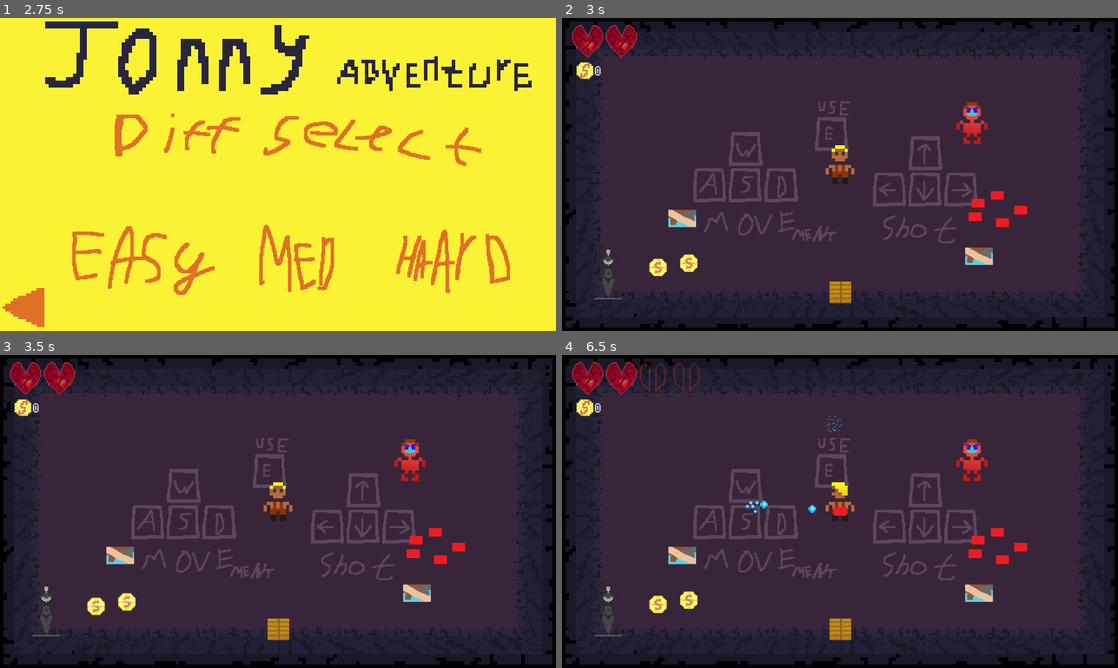
Above: before the commit, frames 1-4 (two rows, left to right).
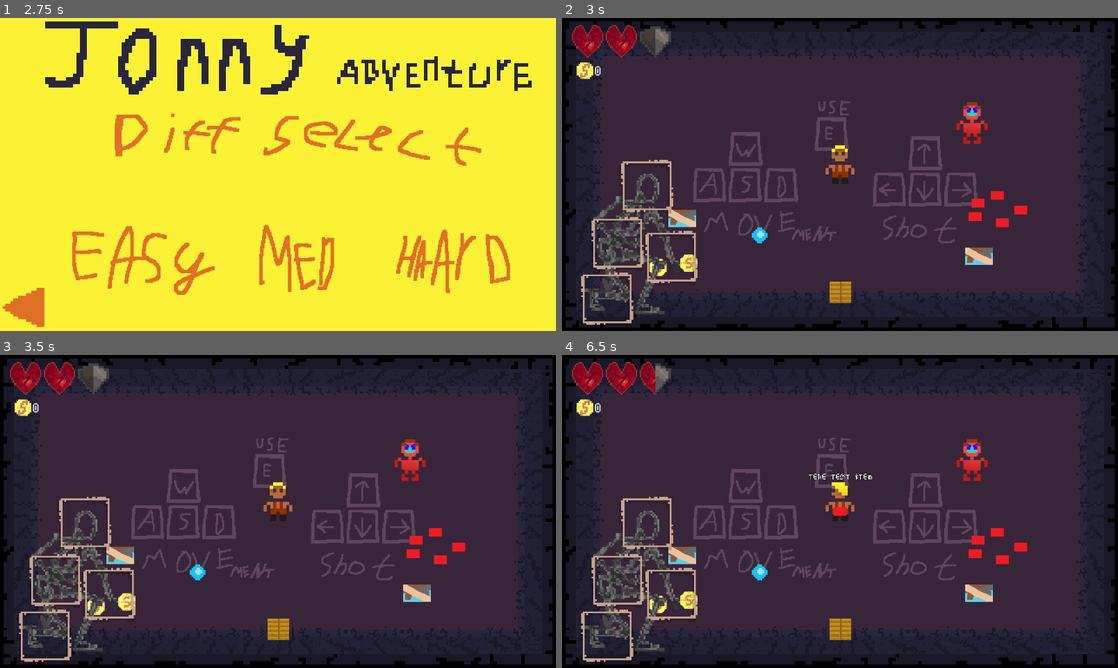
Above: after the commit, the same moments.

Repository: Korneplod1337/Jonny-Adventure
Game: Godot game, scene res://start.tscn
Two runs of this game, one before a commit and one after it. Both use one fixed random seed, a clock stepped at 60 frames per second and the inputs below.
Inputs (mouse positions are in pixels of both pictures, inside the frame that each line leads up to):
- Up to frame 1 (2.75 s): tap Enter at 0.5 s; move the mouse to (400, 158) at 0.52 s; hold Right (fire_right) 0.53-1.25 s; tap I (i) at 0.6 s; tap O (o) at 0.8 s; click (127, 274) at 1.25 s; click "Jonny" at 2 s
- Up to frame 2 (3 s): click (856, 255) at 2.75 s
- Up to frame 3 (3.5 s): no input
- Up to frame 4 (6.5 s): move the mouse to (728, 527) at 3.52 s; hold Down (fire_down) 3.53-4.28 s; tap O (o) at 3.6, 4.55, 6.05 s; tap I (i) at 3.8, 5.3 s; tap Space (space) at 4.25 s; move the mouse to (895, 442) at 4.27 s; hold Right (fire_right) 4.28-5.03 s; hold E (button_E) 4.28-5.03 s; move the mouse to (812, 574) at 5.02 s; hold Up (fire_up) 5.03-5.78 s; tap K (button_K) at 5.1 s; move the mouse to (1006, 558) at 5.77 s; hold Left (fire_left) from 5.78 s (still down); tap L (button_L) at 5.85 s

Frame 1 is identical in both runs. In frame 2, 3.2% of the frame differs, in the area x 3-37%, y 2-98%; in frame 3, 3.2%; in frame 4, 3.6%, in the area x 3-56%, y 2-98%.

Commit message:
shot Equip

Diff:
--- a/game/HUD/HUD.tscn
+++ b/game/HUD/HUD.tscn
@@ -87,6 +87,7 @@
 [ext_resource type="Texture2D" uid="uid://b3qu7lc4kuq3n" path="res://image/interface/stats/sky_gem10.png" id="75_dxf50"]
 [ext_resource type="Texture2D" uid="uid://dpqppxbtdi3ol" path="res://image/main_menu/stop_menu.png" id="86_ff4nn"]
 [ext_resource type="Theme" uid="uid://c626wtnojhto8" path="res://image/interface/new_theme.tres" id="86_p0ac8"]
+[ext_resource type="Texture2D" uid="uid://d0yvy0t0gpvn3" path="res://image/interface/equip/equip_slots.png" id="87_1wbpx"]
 [ext_resource type="Texture2D" uid="uid://ww3vynkop1x4" path="res://image/interface/HUD/death_menu.png" id="87_ekhi8"]
 
 [sub_resource type="LabelSettings" id="LabelSettings_ht4al"]
@@ -417,6 +418,8 @@
 }]
 
 [sub_resource type="StyleBoxEmpty" id="StyleBoxEmpty_ekhi8"]
+
+[sub_resource type="StyleBoxEmpty" id="StyleBoxEmpty_1wbpx"]
 
 [sub_resource type="LabelSettings" id="LabelSettings_ekhi8"]
 font = ExtResource("4_heuq7")
@@ -567,9 +570,8 @@
 anchors_preset = 1
 anchor_left = 1.0
 anchor_right = 1.0
-offset_left = -633.0
-offset_right = -3.0
-offset_bottom = 680.0
+offset_left = -629.0
+offset_bottom = 684.0
 grow_horizontal = 0
 theme = ExtResource("86_p0ac8")
 follow_focus = true
@@ -580,6 +582,51 @@
 size_flags_horizontal = 10
 size_flags_vertical = 2
 columns = 4
+
+[node name="EquipPanel" type="Panel" parent="HUD" unique_id=1981852454]
+layout_mode = 1
+anchors_preset = 2
+anchor_top = 1.0
+anchor_bottom = 1.0
+offset_left = 30.0
+offset_top = -400.0
+offset_right = 329.0
+offset_bottom = -2.0
+grow_vertical = 0
+theme_override_styles/panel = SubResource("StyleBoxEmpty_1wbpx")
+
+[node name="Sprite2D" type="Sprite2D" parent="HUD/EquipPanel" unique_id=166765865]
+position = Vector2(150, 198)
+scale = Vector2(4, 4)
+texture = ExtResource("87_1wbpx")
+
+[node name="HeadSlot" type="Control" parent="HUD/EquipPanel" unique_id=1734731976]
+anchors_preset = 0
+offset_left = 114.0
+offset_top = 14.0
+offset_right = 218.0
+offset_bottom = 118.0
+
+[node name="ChestSlot" type="Control" parent="HUD/EquipPanel" unique_id=1295850683]
+anchors_preset = 0
+offset_left = 46.0
+offset_top = 145.0
+offset_right = 150.0
+offset_bottom = 249.0
+
+[node name="WeaponSlot" type="Control" parent="HUD/EquipPanel" unique_id=2035859051]
+anchors_preset = 0
+offset_left = 170.0
+offset_top = 178.0
+offset_right = 274.0
+offset_bottom = 282.0
+
+[node name="BootsSlot" type="Control" parent="HUD/EquipPanel" unique_id=1045121802]
+anchors_preset = 0
+offset_left = 22.0
+offset_top = 273.0
+offset_right = 126.0
+offset_bottom = 377.0
 
 [node name="PauseMenu" type="Panel" parent="HUD" unique_id=1100991669]
 visible = false
--- a/game/HUD/hud.gd
+++ b/game/HUD/hud.gd
@@ -28,7 +28,6 @@
 
 	else: print('Худ не нашёл Игрока')
 	AchievementManager.achievement_unlocked.connect(_show_new_achievement)
-
 
 
 func _process(_delta) -> void:
@@ -106,8 +105,6 @@
 
 # Предметы инвентарь
 const SlotScene: PackedScene = preload("uid://bmr2p245fgr3l")
-
-
 @onready var items: Array[Dictionary] = []
 
 func add_item(icon: Texture2D, tooltip: String):
@@ -141,6 +138,7 @@
 	ui_open = not ui_open
 	stats_panel.visible = ui_open
 	inventory_panel.visible = ui_open
+	equip_panel.visible = ui_open
 	_on_coins_changed(GameState.coins)
 	if ui_open:
 		_render_inventory()
@@ -161,6 +159,9 @@
 @onready var inventory_panel: Control = $HUD/InventoryList
 @onready var items_container: GridContainer = $HUD/InventoryList/ItemsScroll/ItemsGridContainer
 @onready var items_scroll: ScrollContainer = $HUD/InventoryList/ItemsScroll
+
+@onready var equip_panel: Panel = $HUD/EquipPanel
+
 
 @onready var death_menu: Control = $HUD/DeathMenu
 @onready var distance_label: Label = $HUD/DeathMenu/VBoxContainer/DistanceLabel
--- a/game/dungeon.gd
+++ b/game/dungeon.gd
@@ -175,7 +175,6 @@
 	spawn_door.call_deferred("set_temporarily_inactive")
 
 	body.global_position = spawn_pos
-	print(body.global_position, ' ', spawn_pos)
 
 	if body.has_method("set_room"): #камера тп
 		body.set_room(target_scene)
--- a/game/enemy/EmenyWorm.tscn
+++ b/game/enemy/EmenyWorm.tscn
@@ -1,10 +1,11 @@
 [gd_scene format=3 uid="uid://bevlvruxr34ip"]
 
 [ext_resource type="Script" uid="uid://dw23pof411khw" path="res://game/enemy/emeny_worm.gd" id="1_swa76"]
-[ext_resource type="PackedScene" uid="uid://ci05xlan24oqs" path="res://game/objects/Coin.tscn" id="2_kjktk"]
+[ext_resource type="PackedScene" uid="uid://ci05xlan24oqs" path="res://game/objects/pickUps/Coin.tscn" id="2_kjktk"]
 [ext_resource type="Texture2D" uid="uid://ui6t1g66fml7" path="res://image/enemy/test _enemy2.png" id="3_ahxes"]
 [ext_resource type="Texture2D" uid="uid://bdtj13hn54rfh" path="res://image/enemy/test _enemy3.png" id="4_s5mru"]
 [ext_resource type="Texture2D" uid="uid://c812uj2ae1ykd" path="res://image/enemy/test _enemy4.png" id="5_427lg"]
+
 
 [sub_resource type="Curve" id="Curve_kjktk"]
 _limits = [0.5, 1.5, 0.0, 1.0]
--- /dev/null
+++ b/game/objects/Equipment/EquipManager.gd
@@ -0,0 +1,77 @@
+extends Node
+
+# Пулы эквипмента
+const POOLS := {
+	"treasure": [
+		{"id": "Jonny_shot",   "scene": preload("res://game/objects/Items/test_item.tscn"),
+		 "tier": 1, "weight": 10.0},
+		{"id": "test_shot", "scene": preload("res://game/objects/Items/test_item.tscn"),
+		 "tier": 2, "weight": 10.0},
+		{"id": "test_shot2", "scene": preload("res://game/objects/Items/test_item.tscn"),
+		 "tier": 1, "weight": 10.0},
+	],
+	"shop": [
+		{"id": "test_shot3", "scene": preload("res://game/objects/Items/test_item.tscn"),
+		 "tier": 1, "weight": 10.0},
+	],
+}
+
+var rng := RandomNumberGenerator.new()
+
+func _ready() -> void:
+	rng.randomize()
+
+func random_pick(pool_type: String, tiers: Array[int]) -> Dictionary:
+	# Фильтруем по типу пула и тиру
+	var pool: Array = POOLS.get(pool_type, []).filter(
+		func(e): return e.tier in tiers
+	)
+	if pool.is_empty():
+		return {}
+
+	# Собираем кандидатов с весами из данных
+	var candidates: Array = []
+	for equipment in pool:
+		var w := float(equipment.get("weight", 1.0))
+		if w <= 0.0:
+			continue
+		candidates.append({"equipment": equipment, "weight": w})
+
+	if candidates.is_empty():
+		return {}
+
+	# Взвешенный рандом
+	var total := 0.0
+	for c in candidates:
+		total += c.weight
+
+	var r := rng.randf() * total
+	var acc := 0.0
+	for c in candidates:
+		acc += c.weight
+		if r <= acc:
+			return c.equipment
+
+	return candidates[0].equipment
+
+func spawn(pool_type: String, tiers: Array[int], pos: Vector2) -> void:
+	var equipment := random_pick(pool_type, tiers)
+	if equipment.is_empty():
+		print("No equipment for pool:", pool_type, "tiers:", tiers)
+		return
+	var inst = equipment.scene.instantiate()
+	inst.position = pos
+	get_tree().current_scene.add_child(inst)
+
+func debug_spawn(id: String, pos: Vector2) -> void:
+	for pool in POOLS.values():
+		for equipment in pool:
+			if equipment.id == id:
+				var inst = equipment.scene.instantiate()
+				inst.position = pos
+				get_tree().current_scene.add_child(inst)
+				return
+
+
+func weapon(player) :#  -> PackedScene:
+	pass
--- a/game/objects/Items/ItemManager.gd
+++ b/game/objects/Items/ItemManager.gd
@@ -1,58 +1,12 @@
 extends Node
 
-class ItemData:
-	static var unlocked_items: Dictionary = {}
-	static var picked_items: Dictionary = {}
-	static var SAVE_PATH := "user://items.cfg"
-	static var DEFAULT_UNLOCKED := ["hpup", "shield"]
+# Статические данные (замена класса ItemData)
+var unlocked_items: Dictionary = {}
+var picked_items: Dictionary = {}
+var SAVE_PATH := "user://items.cfg"
+var DEFAULT_UNLOCKED := ["hpup", "shield"]
 
-	static func _init() -> void:
-		load_config()
-
-	static func unlock_item(id: String) -> void:
-		unlocked_items[id] = true
-		save_config()
-
-	static func mark_picked(id: String) -> void:
-		if unlocked_items.get(id):
-			picked_items[id] = true
-			save_config()
-
-	static func is_unlocked(id: String) -> bool:
-		return unlocked_items.get(id, false)
-
-	static func is_picked(id: String) -> bool:
-		return picked_items.get(id, false)
-
-	static func save_config() -> void:
-		var cfg := ConfigFile.new()
-		for k in unlocked_items:
-			cfg.set_value("unlocks", k, true)
-		for k in picked_items:
-			cfg.set_value("picked", k, true)
-		cfg.save(SAVE_PATH)
-
-	static func load_config() -> void:
-		var cfg := ConfigFile.new()
-		var err := cfg.load(SAVE_PATH)
-
-		# дефолтные разблокированные
-		for id in DEFAULT_UNLOCKED:
-			unlocked_items[id] = true
-
-		if err == OK:
-			for sec in ["unlocks", "picked"]:
-				for k in cfg.get_section_keys(sec):
-					match sec:
-						"unlocks":
-							unlocked_items[k] = true
-						"picked":
-							picked_items[k] = true
-		else:
-			# первый запуск — сразу создаём файл с дефолтами
-			save_config()
-
-# Пулы
+# Пулы предметов
 const POOLS := {
 	"treasure": [
 		{"id": "hpup",  "scene": preload("res://game/objects/Items/test_item.tscn"), "tier": 1},
@@ -66,8 +20,50 @@
 
 var rng := RandomNumberGenerator.new()
 
+func unlock_item(id: String) -> void:
+	unlocked_items[id] = true
+	save_config()
+
+func mark_picked(id: String) -> void:
+	if unlocked_items.get(id):
+		picked_items[id] = true
+		save_config()
+
+func is_unlocked(id: String) -> bool:
+	return unlocked_items.get(id, false)
+
+func is_picked(id: String) -> bool:
+	return picked_items.get(id, false)
+
+func save_config() -> void:
+	var cfg := ConfigFile.new()
+	for k in unlocked_items:
+		cfg.set_value("unlocks", k, true)
+	for k in picked_items:
+		cfg.set_value("picked", k, true)
+	cfg.save(SAVE_PATH)
+
+func load_config() -> void:
+	var cfg := ConfigFile.new()
+	var err := cfg.load(SAVE_PATH)
+
+	# Дефолтные разблокированные всегда добавляем
+	for id in DEFAULT_UNLOCKED:
+		unlocked_items[id] = true
+
+	if err == OK:
+		for sec in ["unlocks", "picked"]:
+			for k in cfg.get_section_keys(sec):
+				match sec:
+					"unlocks":
+						unlocked_items[k] = true
+					"picked":
+						picked_items[k] = true
+	else:
+		save_config()
+
 func _ready() -> void:
-	ItemData._init()
+	load_config()
 
 func random_pick(pool_type: String, tiers: Array[int]) -> Dictionary:
 	var pool: Array = POOLS.get(pool_type, []).filter(
@@ -78,17 +74,17 @@
 
 	var candidates: Array = []
 	for item in pool:
-		if not ItemData.is_unlocked(item.id):
+		if not is_unlocked(item.id):
 			continue
 		var w := 1.0
-		if ItemData.is_picked(item.id):
+		if is_picked(item.id):
 			w += 1.0
 		candidates.append({"item": item, "weight": w})
 
-	# fallback: если по какой-то причине нет кандидатов, но есть unlocked
+	# Fallback: любой unlocked из пула
 	if candidates.is_empty():
 		for item in pool:
-			if ItemData.is_unlocked(item.id):
+			if is_unlocked(item.id):
 				return item
 		return {}
 
@@ -103,7 +99,7 @@
 		if r <= acc:
 			return c.item
 
-	return candidates[0].item  # безопасный финальный fallback
+	return candidates[0].item
 
 func spawn(pool_type: String, tiers: Array[int], pos: Vector2) -> void:
 	var item := random_pick(pool_type, tiers)
@@ -114,9 +110,6 @@
 	inst.position = pos
 	get_tree().current_scene.add_child(inst)
 
-func unlock_item(id: String) -> void:
-	ItemData.unlock_item(id)
-
 func debug_spawn(id: String, pos: Vector2) -> void:
 	for pool in POOLS.values():
 		for item in pool:
--- a/game/objects/Items/test_item.gd
+++ b/game/objects/Items/test_item.gd
@@ -18,7 +18,7 @@
 	#
 	var hud = get_tree().get_first_node_in_group("HUD")
 	hud.add_item(item_icon, item_tooltip)
-	ItemManager.ItemData.mark_picked(item_id)
+	ItemManager.mark_picked(item_id)
 	queue_free()
 
 func _set_item_icon(new_icon: Texture2D):
--- /dev/null
+++ b/game/objects/Weapon/BaseShot.tscn
@@ -0,0 +1,47 @@
+[gd_scene format=3 uid="uid://cwdv6wwd2kqyr"]
+
+[ext_resource type="Script" uid="uid://bsah28gxjwjb2" path="res://game/objects/Weapon/BaseShot.tscn.gd" id="1_yywra"]
+[ext_resource type="Texture2D" uid="uid://br43g0v1chqni" path="res://image/effect_sprites/spit_kills1.png" id="2_q8ro8"]
+[ext_resource type="Texture2D" uid="uid://bj4ghikaxht1x" path="res://image/effect_sprites/spit_kills2.png" id="3_17rnw"]
+[ext_resource type="Texture2D" uid="uid://bj6pch5cf4anf" path="res://image/effect_sprites/spit_kills3.png" id="4_j1ojm"]
+[ext_resource type="Texture2D" uid="uid://crrc0c3o7d6ns" path="res://image/effect_sprites/spit_kills4.png" id="5_pynuf"]
+[ext_resource type="Texture2D" uid="uid://c0y6yuy0dro2r" path="res://image/effect_sprites/spit_kills5.png" id="6_axccd"]
+
+[sub_resource type="SpriteFrames" id="SpriteFrames_xhdno"]
+animations = [{
+"frames": [{
+"duration": 1.0,
+"texture": ExtResource("2_q8ro8")
+}, {
+"duration": 1.0,
+"texture": ExtResource("3_17rnw")
+}, {
+"duration": 1.0,
+"texture": ExtResource("4_j1ojm")
+}, {
+"duration": 1.0,
+"texture": ExtResource("5_pynuf")
+}, {
+"duration": 1.0,
+"texture": ExtResource("6_axccd")
+}],
+"loop": false,
+"name": &"default",
+"speed": 5.0
+}]
+
+[sub_resource type="CircleShape2D" id="CircleShape2D_34718"]
+
+[node name="shot" type="Area2D" unique_id=278677877]
+collision_layer = 2
+collision_mask = 20
+script = ExtResource("1_yywra")
+
+[node name="shot_Animated" type="AnimatedSprite2D" parent="." unique_id=1992093053]
+position = Vector2(-1, -1)
+sprite_frames = SubResource("SpriteFrames_xhdno")
+
+[node name="CollisionShape2D" type="CollisionShape2D" parent="." unique_id=1535026914]
+shape = SubResource("CircleShape2D_34718")
+
+[connection signal="body_entered" from="." to="." method="_on_body_entered"]
--- /dev/null
+++ b/game/objects/Weapon/BaseShot_equip.gd
@@ -0,0 +1,27 @@
+extends Area2D
+@onready var interactable: Area2D = $Interactable
+@export var equip_icon: Texture2D: set = _set_equip_icon  # иконка для инвентаря
+@export var equip_tooltip: String = "Test weapon" # текст для инвентаря
+@export var equip_id: String = 'Jonny_shot'
+@export var projectile: PackedScene
+
+func _ready() -> void:
+	interactable.interact = _on_interact
+
+func _on_interact():
+	var player = get_tree().get_first_node_in_group("player")
+	if not player:
+		print('эквип не видит игрока')
+
+	player.shot_scene = projectile
+
+	#Эффект
+	# StatManager.upgrade_stat(player, 'hp', 1)
+
+
+	var hud = get_tree().get_first_node_in_group("HUD")
+	# hud.add_equip(equip_icon, equip_tooltip)
+	queue_free()
+
+func _set_equip_icon(new_icon: Texture2D):
+	equip_icon = new_icon
--- /dev/null
+++ b/game/objects/Weapon/BaseShot_equip.tscn
@@ -0,0 +1,43 @@
+[gd_scene format=3 uid="uid://bwiytmmsxjtk5"]
+
+[ext_resource type="Script" uid="uid://ba6tknds124ko" path="res://game/objects/Weapon/BaseShot_equip.gd" id="1_1cang"]
+[ext_resource type="PackedScene" uid="uid://cwdv6wwd2kqyr" path="res://game/objects/Weapon/BaseShot.tscn" id="2_xt80e"]
+[ext_resource type="PackedScene" uid="uid://dx1fok8ftgyw4" path="res://game/interact_tools/Ineractable.tscn" id="3_xtrd6"]
+[ext_resource type="Texture2D" uid="uid://3hhrpek856pa" path="res://image/effect_sprites/Spit_bullet.png" id="4_i0cvw"]
+
+[sub_resource type="CircleShape2D" id="CircleShape2D_qqy2x"]
+radius = 19.026299
+
+[sub_resource type="CircleShape2D" id="CircleShape2D_0twu3"]
+radius = 54.08327
+
+[sub_resource type="SpriteFrames" id="SpriteFrames_ojoxv"]
+animations = [{
+"frames": [{
+"duration": 1.0,
+"texture": ExtResource("4_i0cvw")
+}],
+"loop": true,
+"name": &"default",
+"speed": 5.0
+}]
+
+[node name="JonnyShot" type="Area2D" unique_id=241584314]
+collision_layer = 8
+collision_mask = 0
+script = ExtResource("1_1cang")
+equip_icon = ExtResource("4_i0cvw")
+projectile = ExtResource("2_xt80e")
+
+[node name="CollisionShape2D" type="CollisionShape2D" parent="." unique_id=1598518005]
+shape = SubResource("CircleShape2D_qqy2x")
+
+[node name="Interactable" parent="." unique_id=918212545 instance=ExtResource("3_xtrd6")]
+interact_name = "Swap weapon"
+
+[node name="CollisionShape2D" type="CollisionShape2D" parent="Interactable" unique_id=1006580381]
+shape = SubResource("CircleShape2D_0twu3")
+
+[node name="AnimatedSprite2D" type="AnimatedSprite2D" parent="." unique_id=473207758]
+scale = Vector2(2, 2)
+sprite_frames = SubResource("SpriteFrames_ojoxv")
--- a/game/objects/Coin.tscn
+++ b/game/objects/pickUps/Coin.tscn
@@ -1,7 +1,7 @@
 [gd_scene format=3 uid="uid://ci05xlan24oqs"]
 
 [ext_resource type="Texture2D" uid="uid://dwx3i1ipmjmkq" path="res://image/pickups/money1.png" id="1_hvhu3"]
-[ext_resource type="Script" uid="uid://4pbtcxgn4uda" path="res://game/objects/coin.gd" id="1_nsmod"]
+[ext_resource type="Script" uid="uid://4pbtcxgn4uda" path="res://game/objects/pickUps/coin.gd" id="1_nsmod"]
 [ext_resource type="Texture2D" uid="uid://b6ok54y25d3pd" path="res://image/pickups/money2.png" id="2_nsmod"]
 [ext_resource type="Texture2D" uid="uid://cjf2e0wkyoeej" path="res://image/pickups/money3.png" id="3_kdcui"]
 [ext_resource type="Texture2D" uid="uid://75qnyf25rfeb" path="res://image/pickups/money4.png" id="4_3cumt"]
@@ -13,6 +13,7 @@
 [ext_resource type="Texture2D" uid="uid://cf5qoea8lgfxf" path="res://image/pickups/money10.png" id="10_3u5la"]
 [ext_resource type="Texture2D" uid="uid://ckbeav2q1tdah" path="res://image/pickups/money11.png" id="11_i3cuf"]
 [ext_resource type="Texture2D" uid="uid://bgkufgp0eqq6b" path="res://image/pickups/money12.png" id="12_882eu"]
+
 
 [sub_resource type="SpriteFrames" id="SpriteFrames_2c3q7"]
 animations = [{
--- a/game/player/Jonny/Jonny.gd
+++ b/game/player/Jonny/Jonny.gd
@@ -5,7 +5,7 @@
 	"red": max(0, base_max_hp),
 	"green": 0,
 	"blue": 0,   # щит/овер, НЕ ограничен max_hp
-	"black": 0,
+	"black": 2,
 	}
 
 const base_max_hp: 				int = 4    #6
@@ -64,8 +64,8 @@
 		take_damage(1)
 	if Input.is_action_just_pressed("button_L"):
 		heal(1)
-	if Input.is_action_just_pressed("o"):
-		ST.upgrade_stat(self, 'hp', 1)
+	#if Input.is_action_just_pressed("o"):
+	#	ST.upgrade_stat(self, 'hp', 1)
 	if Input.is_action_just_pressed("i"):
 		ItemManager.spawn("treasure", [1], self.global_position)
 
@@ -238,6 +238,9 @@
 
 
 func fire (shot_dir: Vector2) -> void:
+	if not shot_scene:
+		return
+
 	var shot = shot_scene.instantiate()
 	shot.position = global_position
 
@@ -250,7 +253,6 @@
 
 	shot.damage = damage
 	shot.atk_range = atk_range
-	print(300 * (1 + (move_speed_level + fire_rate_level - 8)* 0.05))
 	shot.speed = 300 * (1 + (move_speed_level + fire_rate_level - 8)* 0.05)
 
 	get_tree().current_scene.add_child(shot)
--- a/game/player/Jonny/Jonny.tscn
+++ b/game/player/Jonny/Jonny.tscn
@@ -1,7 +1,6 @@
 [gd_scene format=3 uid="uid://ctxdqxo8mr54o"]
 
 [ext_resource type="Script" uid="uid://cpip77fiv4ddh" path="res://game/player/Jonny/Jonny.gd" id="1_fwoqh"]
-[ext_resource type="PackedScene" uid="uid://cwdv6wwd2kqyr" path="res://game/player/shot.tscn" id="2_3ep63"]
 [ext_resource type="Texture2D" uid="uid://tol1p70mosti" path="res://game/player/Base_Jonny_textures/player_afk1.png" id="2_rbic2"]
 [ext_resource type="Texture2D" uid="uid://co5rhyto7mwlq" path="res://game/player/Base_Jonny_textures/player_afk2.png" id="3_n05vw"]
 [ext_resource type="Texture2D" uid="uid://dsvcuc46lfosu" path="res://game/player/Base_Jonny_textures/right_go1.png" id="4_8e2hg"]
@@ -131,16 +130,14 @@
 scale = Vector2(1.85, 1.85)
 collision_mask = 23
 script = ExtResource("1_fwoqh")
-move_speed_level = 10.0
-luck_level = 10.0
-magic_level = 10.0
-damage_level = 10.0
-spread_level = 10.0
-fire_rate_level = 10.0
-shot_scene = ExtResource("2_3ep63")
+luck_level = 2.0
+magic_level = 2.0
+damage_level = 2.0
+spread_level = 2.0
+range_level = 2.0
+fire_rate_level = 2.0
 
 [node name="InteractingComponents" parent="." unique_id=2012981929 instance=ExtResource("17_gh012")]
-visible = false
 position = Vector2(0, -11.837838)
 scale = Vector2(0.9999998, 0.9999998)
 
--- a/game/player/shot.tscn
+++ /dev/null
@@ -1,47 +0,0 @@
-[gd_scene format=3 uid="uid://cwdv6wwd2kqyr"]
-
-[ext_resource type="Script" uid="uid://bsah28gxjwjb2" path="res://game/player/shot.gd" id="1_02svc"]
-[ext_resource type="Texture2D" uid="uid://br43g0v1chqni" path="res://image/effect_sprites/spit_kills1.png" id="1_j5tw6"]
-[ext_resource type="Texture2D" uid="uid://bj4ghikaxht1x" path="res://image/effect_sprites/spit_kills2.png" id="2_02svc"]
-[ext_resource type="Texture2D" uid="uid://bj6pch5cf4anf" path="res://image/effect_sprites/spit_kills3.png" id="3_34718"]
-[ext_resource type="Texture2D" uid="uid://crrc0c3o7d6ns" path="res://image/effect_sprites/spit_kills4.png" id="4_xhdno"]
-[ext_resource type="Texture2D" uid="uid://c0y6yuy0dro2r" path="res://image/effect_sprites/spit_kills5.png" id="5_004e7"]
-
-[sub_resource type="SpriteFrames" id="SpriteFrames_xhdno"]
-animations = [{
-"frames": [{
-"duration": 1.0,
-"texture": ExtResource("1_j5tw6")
-}, {
-"duration": 1.0,
-"texture": ExtResource("2_02svc")
-}, {
-"duration": 1.0,
-"texture": ExtResource("3_34718")
-}, {
-"duration": 1.0,
-"texture": ExtResource("4_xhdno")
-}, {
-"duration": 1.0,
-"texture": ExtResource("5_004e7")
-}],
-"loop": false,
-"name": &"default",
-"speed": 5.0
-}]
-
-[sub_resource type="CircleShape2D" id="CircleShape2D_34718"]
-
-[node name="shot" type="Area2D" unique_id=278677877]
-collision_layer = 2
-collision_mask = 20
-script = ExtResource("1_02svc")
-
-[node name="shot_Animated" type="AnimatedSprite2D" parent="." unique_id=1992093053]
-position = Vector2(-1, -1)
-sprite_frames = SubResource("SpriteFrames_xhdno")
-
-[node name="CollisionShape2D" type="CollisionShape2D" parent="." unique_id=1535026914]
-shape = SubResource("CircleShape2D_34718")
-
-[connection signal="body_entered" from="." to="." method="_on_body_entered"]
--- a/game/presets/1-st floor/start_room.tscn
+++ b/game/presets/1-st floor/start_room.tscn
@@ -6,8 +6,9 @@
 [ext_resource type="PackedScene" uid="uid://dlhahqejp67se" path="res://game/presets/doors/door.tscn" id="3_et5k3"]
 [ext_resource type="PackedScene" uid="uid://bx6n81v4l7b8a" path="res://game/enemy/enemy test2.tscn" id="4_cjhlh"]
 [ext_resource type="PackedScene" uid="uid://w44vcoqbcqy8" path="res://game/presets/shrines/shrine_test.tscn" id="5_sejrf"]
-[ext_resource type="PackedScene" uid="uid://ci05xlan24oqs" path="res://game/objects/Coin.tscn" id="7_nbcw0"]
+[ext_resource type="PackedScene" uid="uid://ci05xlan24oqs" path="res://game/objects/pickUps/Coin.tscn" id="7_nbcw0"]
 [ext_resource type="PackedScene" uid="uid://duqt5c8r3bui4" path="res://game/objects/Items/test_item.tscn" id="8_sw7ps"]
+[ext_resource type="PackedScene" uid="uid://bwiytmmsxjtk5" path="res://game/objects/Weapon/BaseShot_equip.tscn" id="9_sw7ps"]
 
 [sub_resource type="RectangleShape2D" id="RectangleShape2D_85tg8"]
 size = Vector2(1280, 720)
@@ -108,3 +109,6 @@
 
 [node name="Coin2" parent="." unique_id=1871507262 instance=ExtResource("7_nbcw0")]
 position = Vector2(-348, 206)
+
+[node name="JonnyShot" parent="." unique_id=241584314 instance=ExtResource("9_sw7ps")]
+position = Vector2(-185, 140)
--- a/project.godot
+++ b/project.godot
@@ -31,6 +31,7 @@
 GameState="*res://game/Dungeon_scripts/GameState.gd"
 StatManager="*res://game/player/Stat_manager.gd"
 ItemManager="*uid://dpl2e0lbx4t7t"
+EquipManager="*uid://cbmrdchj7jmvb"
 
 [display]
 
Not shown, changed: export_presets.cfg
Not shown, added: game/objects/Equipment/EquipManager.gd.uid
Renamed: game/player/shot.gd -> game/objects/Weapon/BaseShot.tscn.gd
Renamed: game/player/shot.gd.uid -> game/objects/Weapon/BaseShot.tscn.gd.uid
Not shown, added: game/objects/Weapon/BaseShot_equip.gd.uid
Renamed: game/objects/coin.gd -> game/objects/pickUps/coin.gd
Renamed: game/objects/coin.gd.uid -> game/objects/pickUps/coin.gd.uid
Binary file added: image/effect_sprites/alt_Spit_bullet.png
Not shown, changed: image/effect_sprites/alt_Spit_bullet.png.import
Binary file added: image/effect_sprites/alt_Spit_bullet1.png
Not shown, added: image/effect_sprites/alt_Spit_bullet1.png.import
Binary file added: image/effect_sprites/alt_Spit_bullet2.png
(and 17 more such lines)
